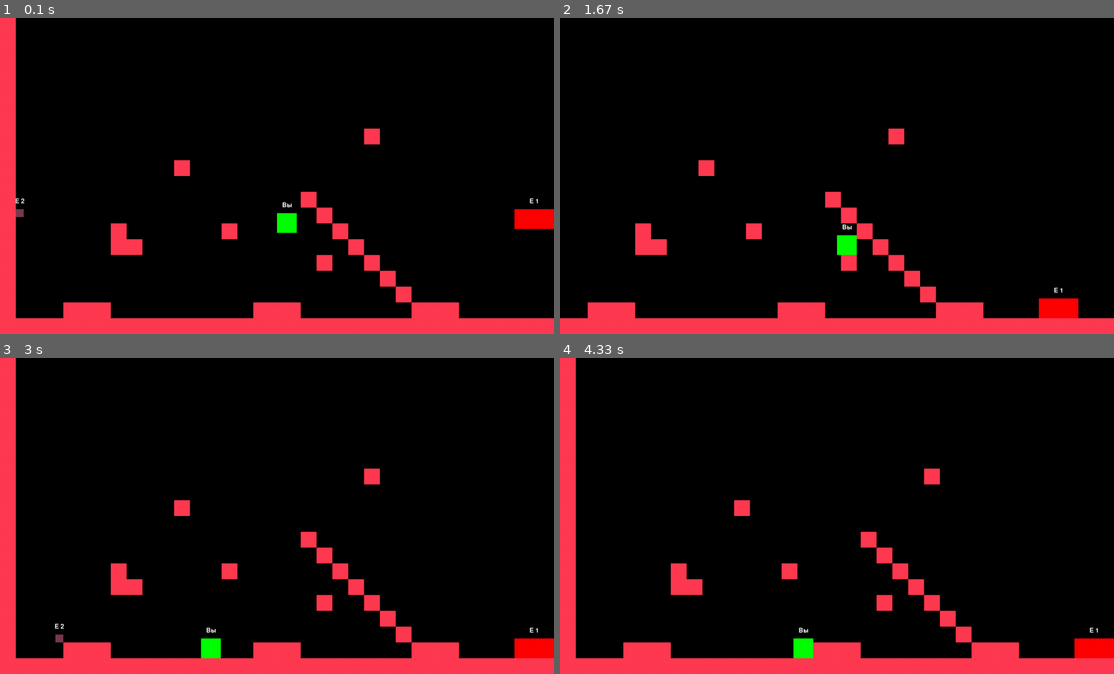
Above: before the commit, frames 1-4 (two rows, left to right).
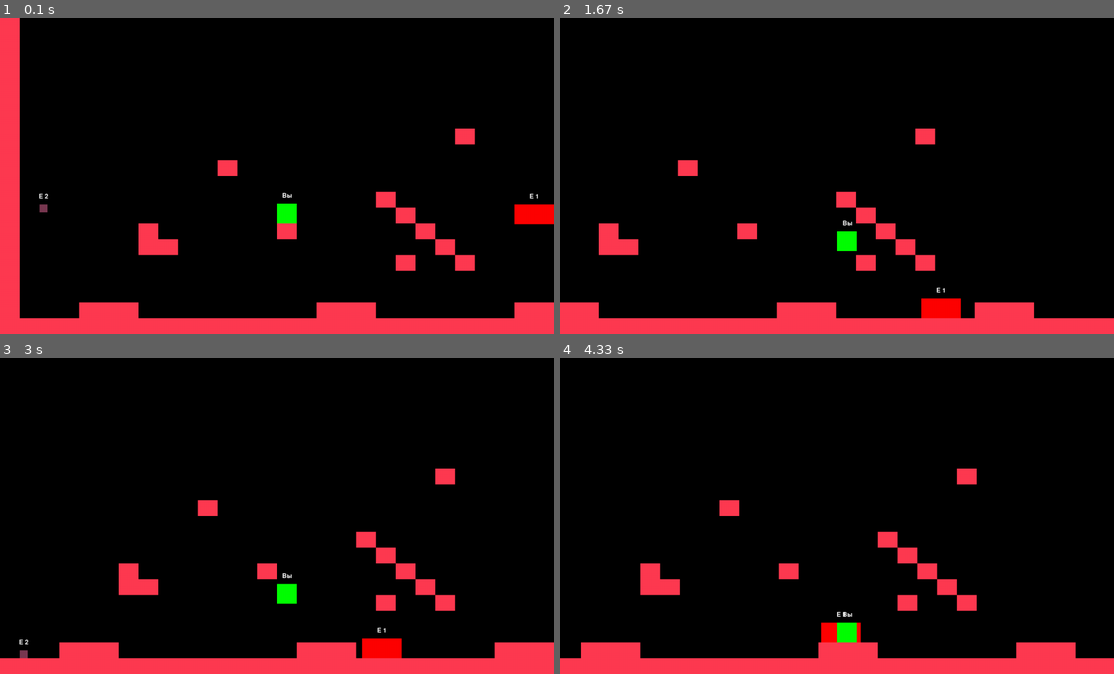
Above: after the commit, the same moments.

Repository: irl-lik/pygame
Game: pygame game, started from main.py
The game is run twice, just before and just after one commit, with the same random seed, the same clock (stepped at 60 frames per second) and the same inputs.
Inputs:
- Up to frame 1 (0.1 s): no input
- Up to frame 2 (1.67 s): hold Space 0.33-0.8 s; hold D 0.33-0.8 s; hold D 0.83-1.3 s; tap Space at 0.9, 1.2, 1.4 s; hold D from 1.33 s (still down)
- Up to frame 3 (3 s): tap Space at 1.7, 1.9, 2.2, 2.47, 2.77, 2.9 s; release D at 1.8 s; hold A 1.83-2.37 s; hold A 2.4-2.8 s; hold D from 2.83 s (still down)
- Up to frame 4 (4.33 s): tap Space at 3.2, 3.57, 3.87, 4.07 s; release D at 3.47 s; hold A 3.5-3.97 s; hold D from 4 s (still down)

The runs differ from the first frame. In frame 1, 7.9% of the frame differs, in the area x 2-100%, y 0-96%; in frame 2, 6.3%; in frame 3, 9.7%, in the area x 0-100%, y 0-96%; in frame 4, 9.6%.

Commit message:
0.6v custom player settings

Diff:
--- a/main.py
+++ b/main.py
@@ -12,9 +12,11 @@
 clock = pygame.time.Clock()
 
 # Инициализация уровня и камеры
-tiles_list = level_rect_list()
-total_level_width = len(get_level().split('\n')[0]) * 40
-total_level_height = len(get_level().split('\n')) * 40
+tiles_width = 50
+tiles_height = 40
+tiles_list = level_rect_list(tiles_width, tiles_height)
+total_level_width = len(get_level().split('\n')[0]) * tiles_width
+total_level_height = len(get_level().split('\n')) * tiles_height
 camera = Camera(total_level_width, total_level_height, WIDTH, HEIGHT)
 
 # Инициализация игрока и противника
@@ -22,18 +24,16 @@
 player_y = HEIGHT - 90
 player_width = 50
 player_height = 50
-player = Player(player_x, player_y, player_width, player_height, (0, 255, 0))
-enemy1 = Enemy(WIDTH - 100, player_y - 250, total_level_height - HEIGHT, 100, 50, 5, (255, 0, 0))
-enemy2 = Enemy(40, player_y - 250, total_level_height - HEIGHT, 20, 20, 10, (121, 57, 81))
+player = Player(player_x, player_y, player_width, player_height, 2.5, tiles_width, tiles_height, (0, 255, 0))
+enemy1 = Enemy(WIDTH - 100, player_y - 250, total_level_height - HEIGHT, 100, 50, tiles_width, tiles_height, 5, (255, 0, 0))
+enemy2 = Enemy(100, player_y - 250, total_level_height - HEIGHT, 20, 20, tiles_width, tiles_height, 10, (121, 57, 81))
 enemy1.set_name("E 1")
 enemy2.set_name("E 2")
 
 running = True
 while running:
-    clock.tick(40)
+    clock.tick(30)
     screen.fill((0, 0, 0))
-
-    # Отображение уровня
 
     # Обновление и отображение игрока и противника
     player.update()
@@ -41,6 +41,9 @@
     # Обновление камеры
     camera.update(player.get_rect(), total_level_width, total_level_height)
     camera_x, camera_y = camera.get_pos()
+    # Применение сдвига камеры к всем объектам на уровне
+    for tile in tiles_list:
+        pygame.draw.rect(screen, (255, 58, 81), (tile.x - camera_x, tile.y - camera_y, tiles_width, tiles_height))
     # Обновление врагов
     enemy1.move_towards_player(player_x, player_y, player_width, player_height, 500)
     enemy1.draw(screen, camera_x, camera_y)
@@ -48,9 +51,6 @@
     enemy2.draw(screen, camera_x, camera_y)
     # Отрисовка игрока с учётом камеры
     player.draw(screen, camera_x, camera_y)
-    # Применение сдвига камеры к всем объектам на уровне
-    for tile in tiles_list:
-        pygame.draw.rect(screen, (255, 58, 81), (tile.x - camera_x, tile.y - camera_y, tile.width, tile.height))
 
     # Обновление экрана
     pygame.display.update()
--- a/pycache/enemy.py
+++ b/pycache/enemy.py
@@ -3,7 +3,7 @@
 from .levels.level1 import level_rect_list
 
 class Enemy(Entity):
-    def __init__(self, x, y, absolute_y, width, height, speed, color=None, image=None):
+    def __init__(self, x, y, absolute_y, width, height, tiles_width, tiles_height, speed, color=None, image=None):
         super().__init__(x, y, width, height, color, image)
         self.name = None
         self.speed = speed
@@ -13,7 +13,7 @@
         self.isJumping = False
         self.isFalling = True
         self.jumpCounter = 0
-        self.tiles_list = level_rect_list()
+        self.tiles_list = level_rect_list(tiles_width, tiles_height)
 
     def set_name(self, name):
         self.name = name
--- a/pycache/levels/level1.py
+++ b/pycache/levels/level1.py
@@ -22,8 +22,8 @@
 -      -      -      -                                    -
 -      --             -                                   -
 -                   -  -                                  -
--                       -                                 -
--                        -                                -
+-                                                         -
+-                                                         -
 -   ---         ---       ---                             -
 -----------------------------------------------------------'''
 
@@ -33,13 +33,13 @@
 level = get_level()
 
 tiles_list = []
-def level_rect_list():
+def level_rect_list(w, h):
     x_cur = y_cur = 0
     for row in level.split("\n"):
         for col in row:
             if col == '-':
-                tiles_list.append(pygame.Rect(x_cur, y_cur, 40, 40))
-            x_cur += 40
+                tiles_list.append(pygame.Rect(x_cur, y_cur, w, h))
+            x_cur += w
         x_cur = 0
-        y_cur += 40
+        y_cur += h
     return tiles_list
--- a/pycache/player.py
+++ b/pycache/player.py
@@ -4,7 +4,7 @@
 
 
 class Player(Entity):
-    def __init__(self, x, y, width, height, color=None, image=None):
+    def __init__(self, x, y, width, height, speed, tiles_width, tiles_height, color=None, image=None):
         super().__init__(x, y, width, height, color, image)
 
         self.name = "Вы"
@@ -12,9 +12,11 @@
         self.isFalling = True
         self.jumpCounter = 0
         self.jumpWait = 0
+        self.maxJumpWait = tiles_height // 2
+        self.speed = speed
         self.speed_x = 0
         self.speed_y = 0
-        self.tiles_list = level_rect_list()
+        self.tiles_list = level_rect_list(tiles_width, tiles_height)
         font = pygame.font.Font(None, 24)
         self.text_surface = font.render(self.name, True, (255, 255, 255))
 
@@ -38,24 +40,24 @@
 
         if keys[pygame.K_a] and keys[pygame.K_d]:
             if self.speed_x > 0:
-                self.speed_x -= 2
+                self.speed_x -= self.speed
             elif self.speed_x < 0:
-                self.speed_x += 2
+                self.speed_x += self.speed
         elif keys[pygame.K_a]:
-            self.speed_x = max(self.speed_x - 2, -8)
+            self.speed_x = max(self.speed_x - self.speed, -self.speed * 4)
         elif keys[pygame.K_d]:
-            self.speed_x = min(self.speed_x + 2, 8)
+            self.speed_x = min(self.speed_x + self.speed, self.speed * 4)
 
         if not keys[pygame.K_a] and not keys[pygame.K_d]:
             if self.speed_x > 0:
-                self.speed_x -= 2
+                self.speed_x -= self.speed
             elif self.speed_x < 0:
-                self.speed_x += 2
+                self.speed_x += self.speed
 
         if keys[pygame.K_SPACE] and not self.isJumping and self.jumpWait == 0 and not self.isFalling:
             self.isJumping = True
             self.jumpCounter = 10
-            self.jumpWait = 20
+            self.jumpWait = self.maxJumpWait
         if self.isJumping:
             self.speed_y = self.jumpCounter * 4 + 4
             if self.jumpCounter != -10:
